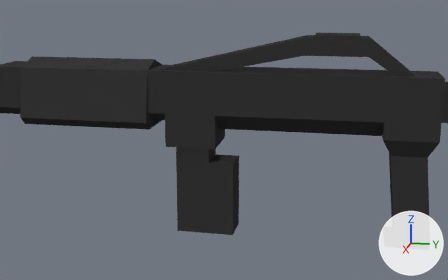
The Blender file Models/Rifle.blend as it was, and as the next commit left it.
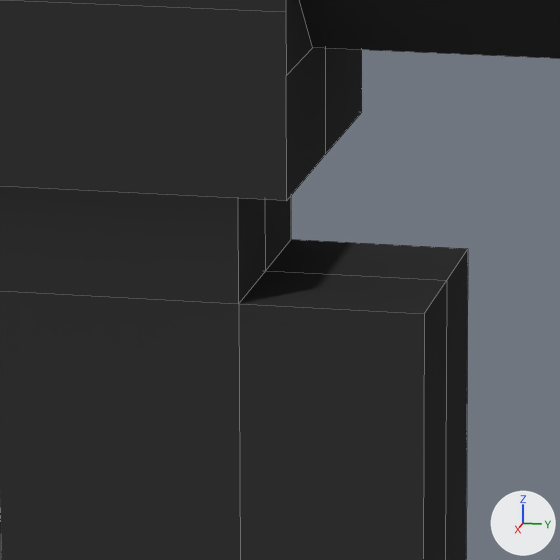
Each version appears first from a camera (50 mm lens) standing at (0.7192, -0.0713, 0.2939) and looking at (-0.017, -0.2186, 0.1099), and next in a close-up on the part from 39% to 56% of the width and 44% to 70% of the height. Every picture has the same lights, and +X, +Y and +Z are marked at lower right. The close-ups show mesh edges as thin lines.

Script lines for the objects in view, before the commit:
```python
me_magazine = bpy.data.meshes.new('Magazine')
me_magazine.from_pydata(...)  # 16 vertices, 13 faces; spans x 0.0..0.02, y 0.0..0.11, z 0.2..0.27
me_magazine.materials.append(mat_metalblack)  # black #383838
me_rifle = bpy.data.meshes.new('Rifle')
me_rifle.from_pydata(...)  # 147 vertices, 112 faces; spans x -0.02..0.04, y 0.0..0.243, z -0.15..0.58
me_rifle.materials.append(mat_metalblack)  # black #383838
ob_magazine = bpy.data.objects.new('Magazine', me_magazine)
ob_magazine.location = (0.0, 0.0, 0.0)
ob_magazine.rotation_euler = (1.571, 0.0, 0.0)  # degrees (90, 0, 0)
_m = ob_magazine.modifiers.new('Mirror', 'MIRROR')
_m = ob_magazine.modifiers.new('Weld', 'WELD')
ob_rifle = bpy.data.objects.new('Rifle', me_rifle)
ob_rifle.location = (0.0, 0.0, 0.0)
ob_rifle.rotation_euler = (1.571, 0.0, 0.0)  # degrees (90, 0, 0)
_m = ob_rifle.modifiers.new('Mirror', 'MIRROR')
_m = ob_rifle.modifiers.new('Weld', 'WELD')
```
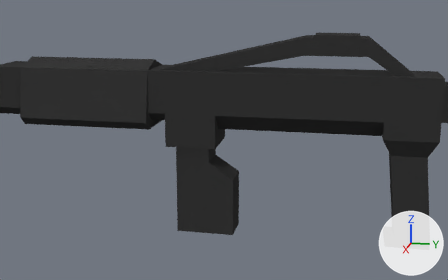
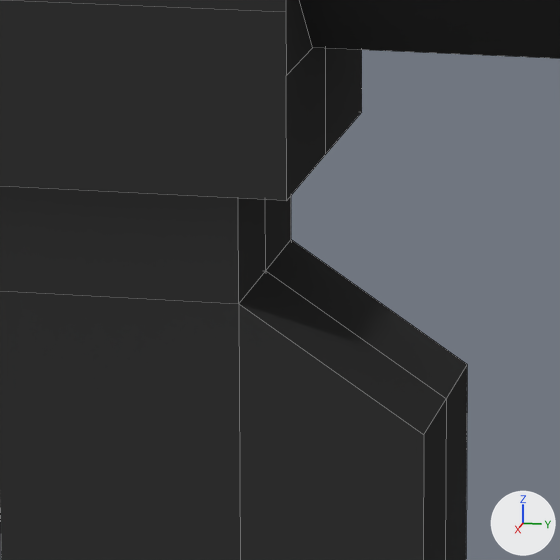
Pixel boxes [x1, y1, x2, y2] of what changed, in the close-ups (560 x 560 px; the box of a moved part takes in the faces that stretch with it):
```json
{"object": "Magazine", "change": "reshaped", "before": [0, 186, 468, 560], "after": [0, 186, 467, 560]}
{"part": 1, "of": "me_magazine", "change": "moved or reshaped", "before": [239, 240, 468, 560], "after": [239, 240, 467, 560]}
```

Scene script edits in JSON lines:
```json
{"block": "me_magazine", "where": "me_magazine.from_pydata(...)  # 16 vertices, 13 faces; spans x 0.0..0.02, y 0.0..0.11, z 0.2..0.27"}
{"block": "me_magazine", "where": "# used by ob_magazine; location = (0.0, 0.0, 0.0); rotation_euler = (1.571, 0.0, 0.0), in degrees (90, 0, 0)"}
{"block": "me_magazine", "change": "me_magazine part 1"}
{"op": "set", "path": "me_magazine.vertices[12].co", "old": "(0.02, 0.09, 0.2)", "new": "(0.02, 0.07, 0.2)"}
{"op": "set", "path": "me_magazine.vertices[13].co", "old": "(0.0, 0.09, 0.2)", "new": "(0.0, 0.07, 0.2)"}
```
